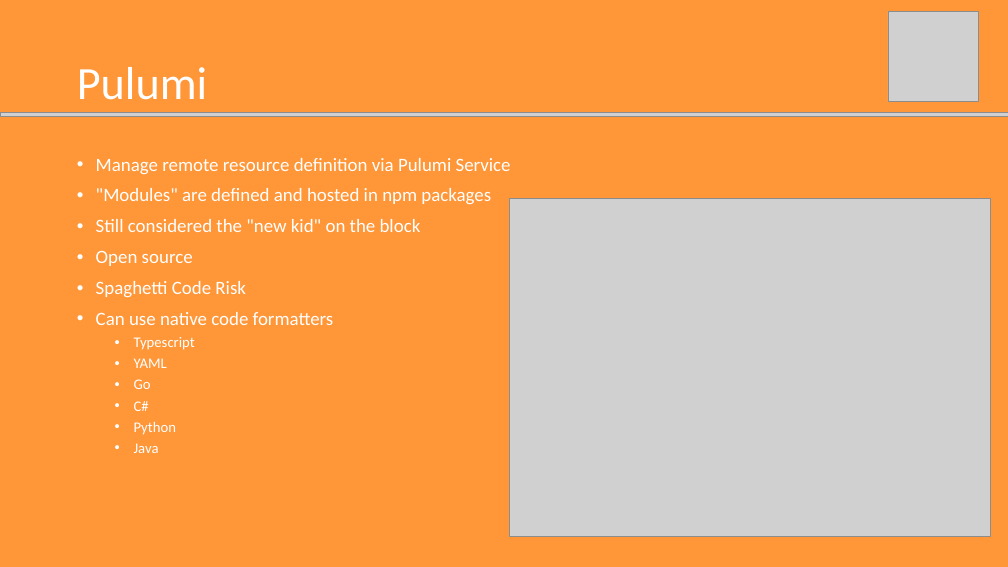
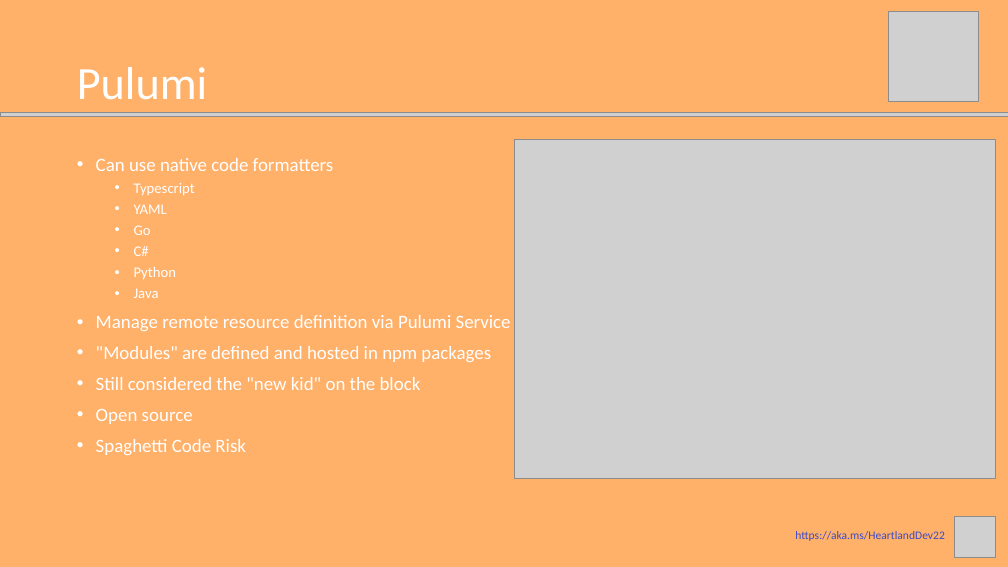
Before and after one commit to JFolberth/Azure_IaC_Flavors, a slide deck: slide 13 of documentation/presentation/Azure _IaC_Flavors.pptx (slide 12 before the commit). Drawn at 1008x567 pixels with LibreOffice and Linux fonts; fonts in the diff are those of the drawing; grey boxes stand for pictures. Boxes give left, top, right and bottom in pixels: in the first picture for what was removed or moved away, otherwise in the second. Text is boxed around its words. In the diff, an @@ line names an element or a change of style, - is before the commit and + after.

```diff
--- a/documentation/presentation/Azure _IaC_Flavors.pptx
+++ b/documentation/presentation/Azure _IaC_Flavors.pptx
@@ background #FF9637 to #FF9637 at 75% opacity @@
@@ picture: place and size @@
-picture at [510, 198, 991, 537]
+picture at [514, 140, 996, 479]
@@ text at [96, 158, 511, 298]: paragraphs removed @@
-• Manage remote resource definition via Pulumi Service
-• "Modules" are defined and hosted in npm packages
-• Still considered the "new kid" on the block
-• Open source
-• Spaghetti Code Risk
@@ text at [96, 315, 511, 455]: paragraphs added @@
+• Manage remote resource definition via Pulumi Service
+• "Modules" are defined and hosted in npm packages
+• Still considered the "new kid" on the block
+• Open source
+• Spaghetti Code Risk
@@ text added at [795, 531, 945, 541], 11 pt, text #3E4AC4 @@
+https://aka.ms/HeartlandDev22
@@ picture added at [955, 516, 996, 557] @@
```
Also in this commit, not shown: 11 other slides changed, 2 slides added, 3 other files.
